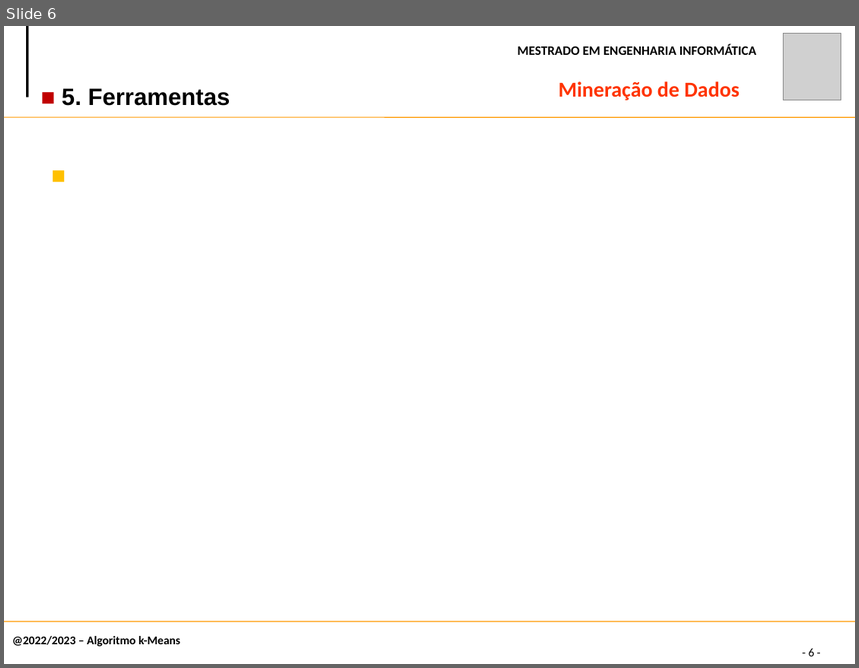
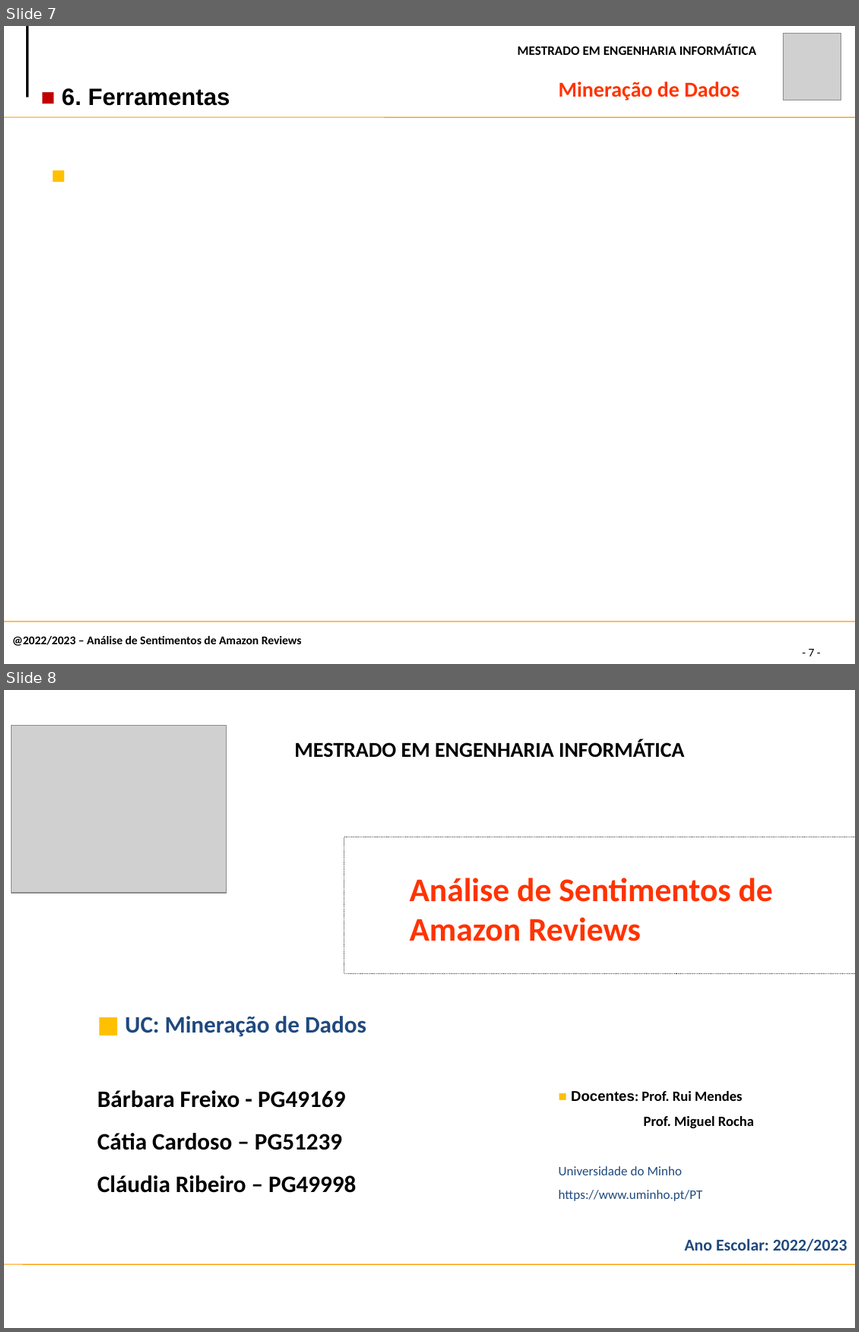
Before and after one commit to claudiadmr/MD-Projeto, a slide deck: Fase1/MD.pptx. Shown one above the other, each under a label of ours: slide 6 before the commit, slides 7 and 8 after it. The pictures are 859x668 and 859x1332 pixels, drawn with LibreOffice and Linux fonts; fonts in the diff are those of the drawing; grey boxes stand for pictures. Boxes give left, top, right and bottom in pixels: in the first picture for what was removed or moved away, otherwise in the second. Text is boxed around its words. In the diff, an @@ line names an element or a change of style, - is before the commit and + after.

```diff
--- a/Fase1/MD.pptx
+++ b/Fase1/MD.pptx
@@ slide 8 added at <box>4,690,855,1328</box>, background #FFFFFF @@
@@ picture added at <box>11,726,225,894</box> @@
@@ text added at <box>294,739,685,758</box>, 18 pt, text #000000, bold @@
+MESTRADO EM ENGENHARIA INFORMÁTICA
@@ rectangle added at <box>344,837,855,974</box>, outline #000000 0.75 pt dashed @@
@@ text added at <box>410,878,773,942</box>, 28 pt, text #FF3300, bold @@
+Análise de Sentimentos de Amazon Reviews
@@ text added at <box>125,1016,367,1037</box>, 20 pt, text #1F497D, bold @@
+■ UC: Mineração de Dados
@@ text added at <box>97,1091,356,1193</box>, 20 pt, text #000000, bold @@
+Bárbara Freixo - PG49169
+Cátia Cardoso – PG51239
+Cláudia Ribeiro – PG49998
@@ text added at <box>559,1091,754,1201</box>, 11 pt, text #1F497D @@
+■ Docentes: Prof. Rui Mendes
+Prof. Miguel Rocha
+Universidade do Minho
+https://www.uminho.pt/PT
@@ text added at <box>685,1239,848,1252</box>, 14 pt, text #1F497D, bold @@
+Ano Escolar: 2022/2023
@@ line added from (4, 1265) to (855, 1265), #FF9900 0.75 pt @@
@@ what was slide 6 is now slide 7 @@
@@ slide 7 changed as well @@
@@ text at <box>62,88,230,106</box>: text changed @@
-■ 5. Ferramentas
+■ 6. Ferramentas
@@ text at <box>12,636,302,646</box>: text changed @@
-@2022/2023 – Algoritmo k-Means
+@2022/2023 – Análise de Sentimentos de Amazon Reviews
@@ page number at <box>809,649,815,657</box>: text changed @@
-- 6 -
+- 7 -
```
Also in this commit, not shown: 5 other slides changed, 1 other slide added.
